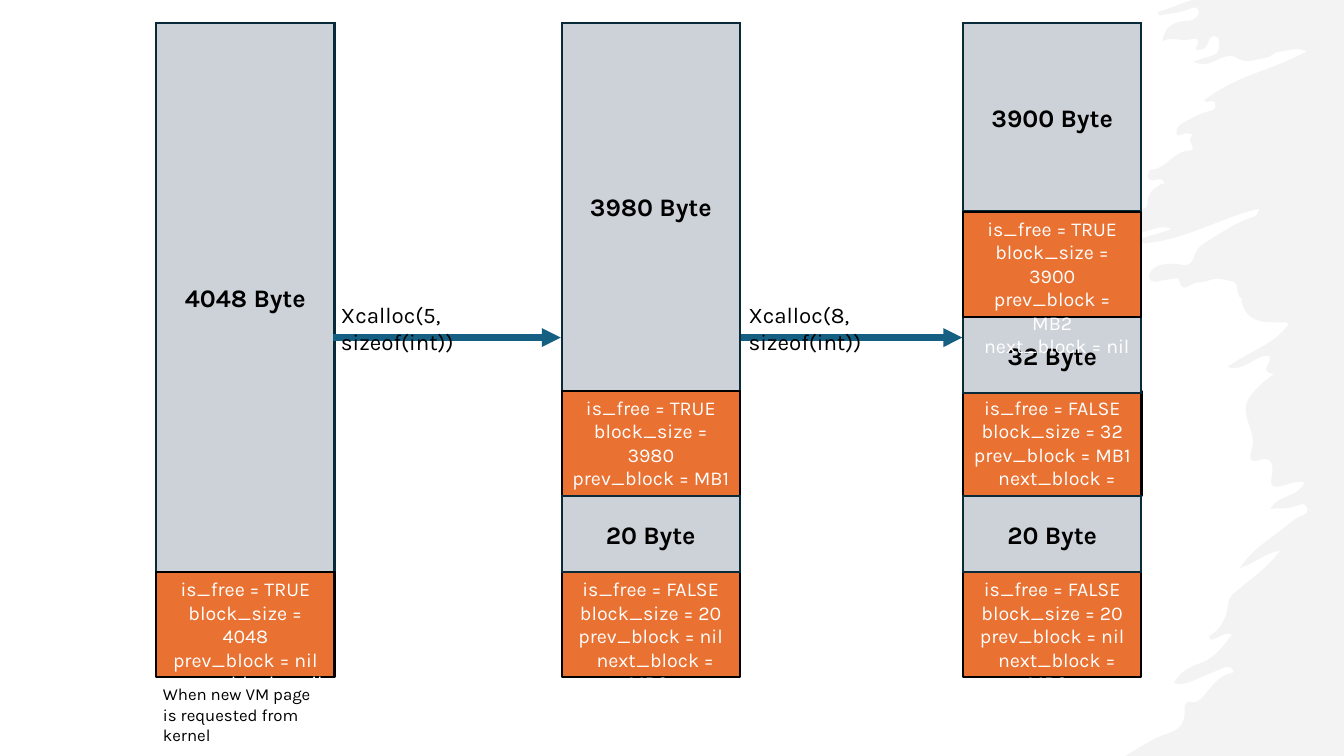
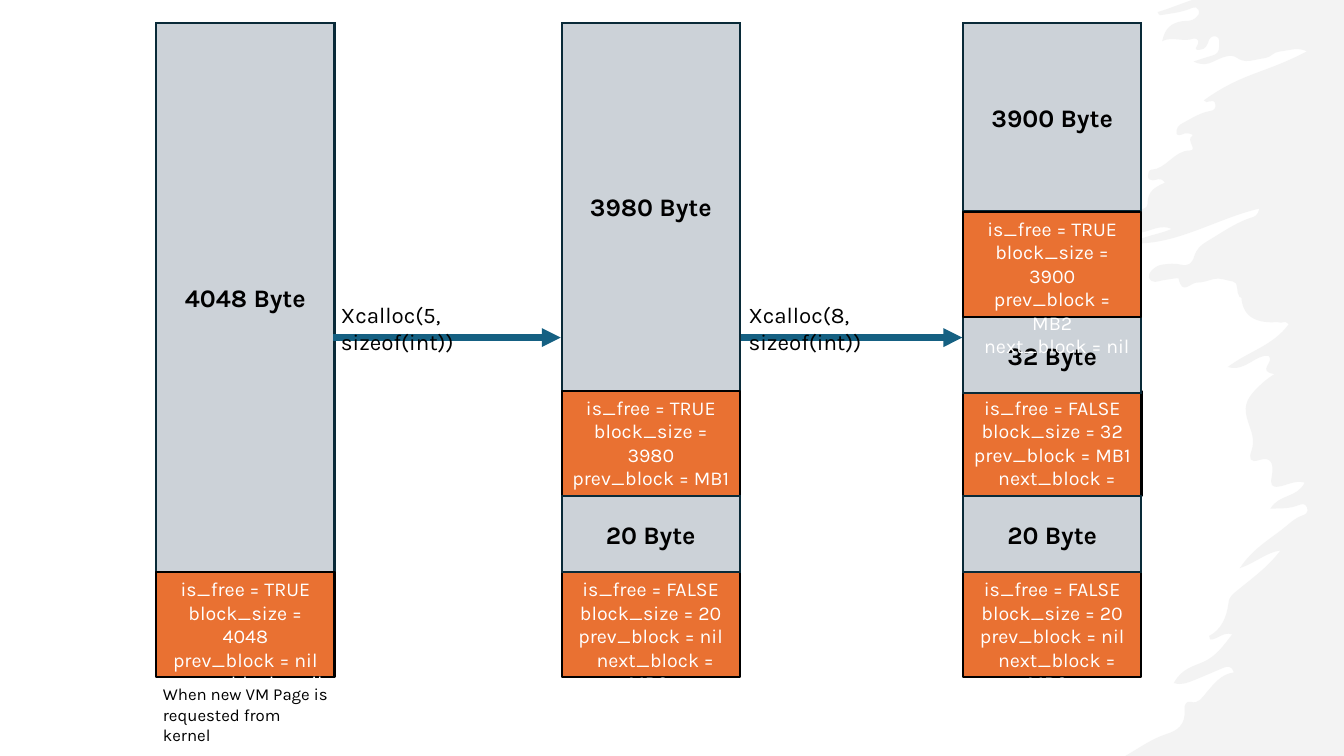
Before and after one commit to Mahmoud-Abdelraouf/STmicro-System-Programming-under-Linux, a slide deck: slide 34 of 04.Advanced/Tasks/Heap_Memory_Manager/HeapMemoryManager.pptx. Drawn at 1344x756 pixels with LibreOffice and Linux fonts; fonts in the diff are those of the drawing. Boxes give left, top, right and bottom in pixels: in the first picture for what was removed or moved away, otherwise in the second. Text is boxed around its words. In the diff, an @@ line names an element or a change of style, - is before the commit and + after.

```diff
--- a/04.Advanced/Tasks/Heap_Memory_Manager/HeapMemoryManager.pptx
+++ b/04.Advanced/Tasks/Heap_Memory_Manager/HeapMemoryManager.pptx
@@ text at box(163, 688, 328, 742): text changed @@
-When new VM page is requested from kernel
+When new VM Page is requested from kernel
```
Also in this commit, not shown: 18 other slides changed, 10 slides added.
